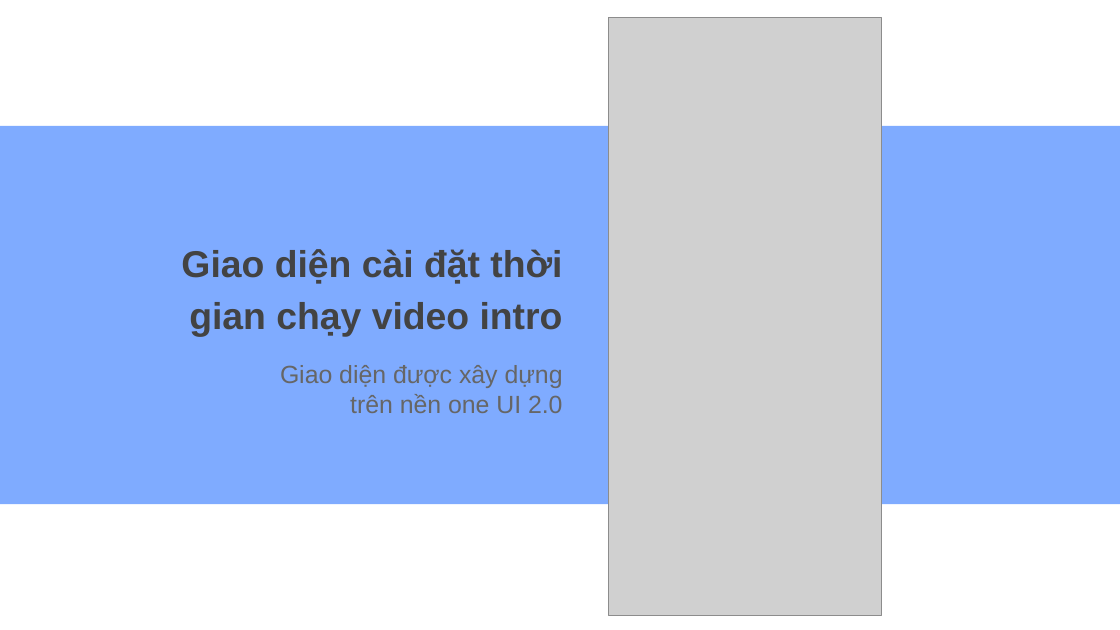
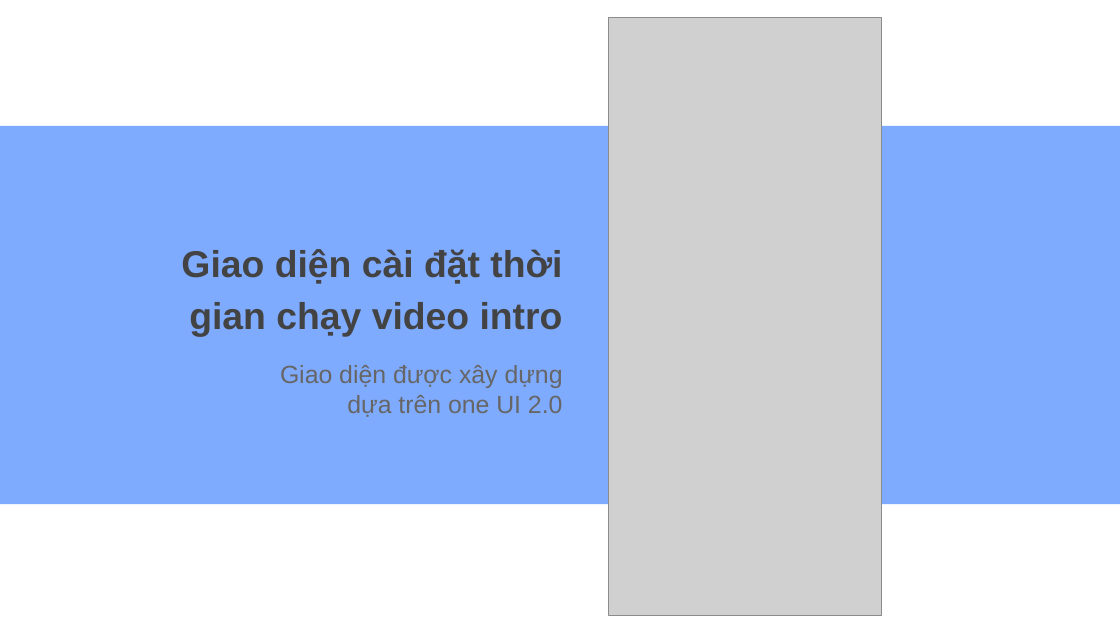
Before and after one commit to daihieptn97/share, a slide deck: slide 11 of Minimal Charm Blue variant.pptx. Drawn at 1120x630 pixels with LibreOffice and Linux fonts; fonts in the diff are those of the drawing; grey boxes stand for pictures. Boxes give left, top, right and bottom in pixels: in the first picture for what was removed or moved away, otherwise in the second. Text is boxed around its words. In the diff, an @@ line names an element or a change of style, - is before the commit and + after.

```diff
--- a/Minimal Charm Blue variant.pptx
+++ b/Minimal Charm Blue variant.pptx
@@ subtitle at (280,365,563,417): text changed @@
-Giao diện được xây dựng trên nền one UI 2.0
+Giao diện được xây dựng dựa trên one UI 2.0
```
Also in this commit, not shown: 2 other slides changed, 2 slides added, 1 slide removed, 2 other files.
